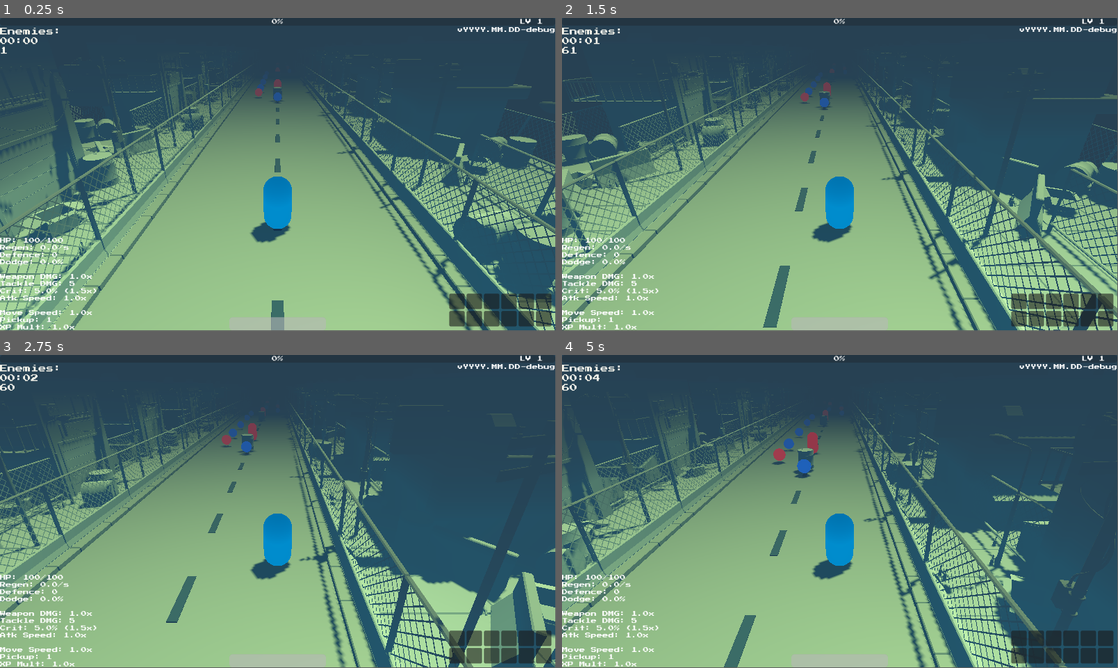
Above: before the commit, frames 1-4 (two rows, left to right).
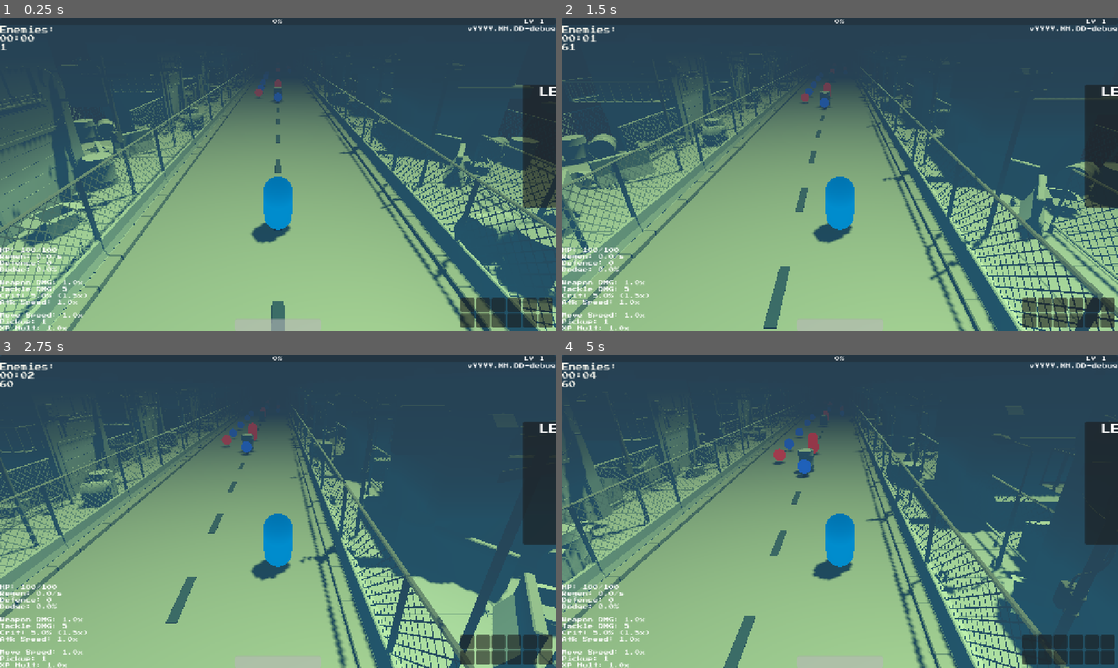
Above: after the commit, the same moments.

Repository: 100-Devs-1-Game/EscapeForHelp
Game: Godot game, scene res://root.tscn
Two runs of this game, one before a commit and one after it. Both use one fixed random seed, a clock stepped at 60 frames per second and the inputs below. Sound files missing from this copy of the repository are replaced by a short silence.
Inputs (mouse positions are in pixels of both pictures, inside the frame that each line leads up to):
- Up to frame 1 (0.25 s): no input
- Up to frame 2 (1.5 s): move the mouse to (962, 158) at 0.52 s; press the mouse at (962, 158) at 0.53 s; hold D (move_right) 0.53-1.25 s; release the mouse at (962, 158) at 1.25 s; drag from (728, 190) to (812, 237) at 1.27 s
- Up to frame 3 (2.75 s): move the mouse to (333, 442) at 2.02 s; press the mouse at (333, 442) at 2.03 s; hold D (move_right) from 2.03 s (still down)
- Up to frame 4 (5 s): release D (move_right) at 2.75 s; release the mouse at (895, 442) at 2.75 s; drag from (812, 574) to (673, 464) at 2.77 s; move the mouse to (1006, 558) at 3.52 s; press the mouse at (1006, 558) at 3.53 s; hold A (move_left) 3.53-4.25 s; release the mouse at (1006, 558) at 4.25 s; drag from (673, 464) to (756, 433) at 4.27 s
In our replay, the window is 799x449 before the commit and 800x450 after it. These sizes can differ from the game's own. Grey fills any space a smaller window leaves; there, only what the larger window draws over its background counts as a difference.

The runs differ from the first frame. In frame 1, 12% of the frame differs, in the area x 0-100%, y 0-100%; in frame 2, 14%; in frame 3, 12%; in frame 4, 12%.

Commit message:
Enable window stretching

Diff:
--- a/src/project.godot
+++ b/src/project.godot
@@ -19,6 +19,14 @@
 [autoload]
 
 Global="*res://autoload/global.gd"
+
+[display]
+
+window/size/viewport_width=1280
+window/size/viewport_height=720
+window/size/window_width_override=1152
+window/size/window_height_override=648
+window/stretch/mode="canvas_items"
 
 [dotnet]
 
